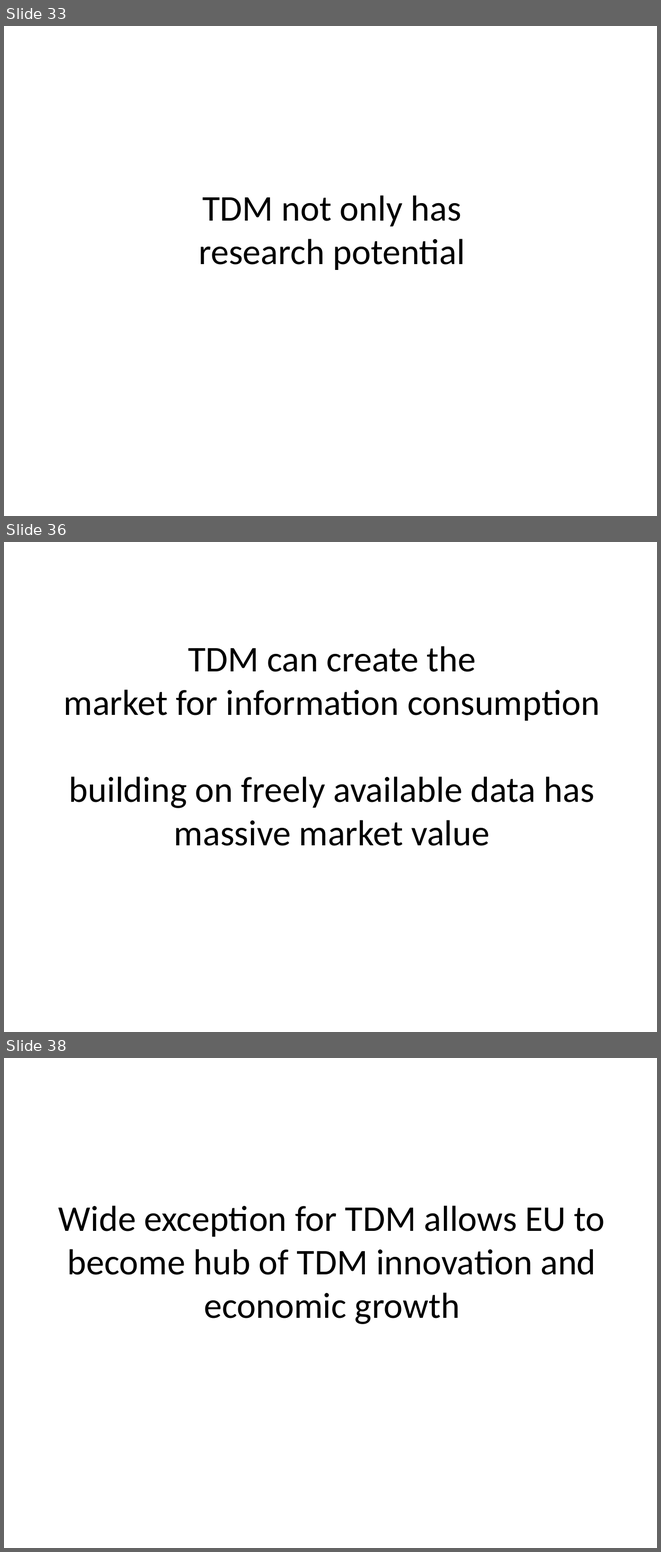
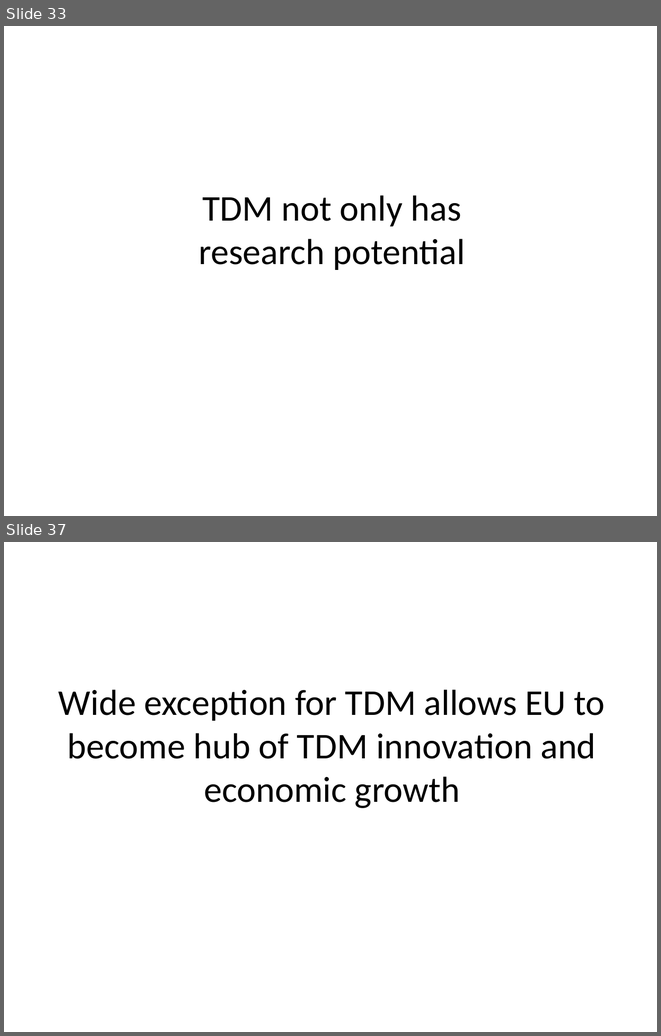
Before and after one commit to chartgerink/talks, a slide deck: 2016_2017/20170621tdm-ep/presentation.odp. Shown one above the other, each under a label of ours: slides 33, 36 and 38 before the commit, slides 33 and 37 after it; the slides between them are not shown. The pictures are 661x1552 and 661x1036 pixels, drawn with LibreOffice and Linux fonts; fonts in the diff are those of the drawing. Boxes give left, top, right and bottom in pixels: in the first picture for what was removed or moved away, otherwise in the second. Text is boxed around its words. In the diff, an @@ line names an element or a change of style, - is before the commit and + after.

```diff
--- a/2016_2017/20170621tdm-ep/presentation.odp
+++ b/2016_2017/20170621tdm-ep/presentation.odp
@@ slide 36 removed at <box>4,542,657,1032</box>, background #FFFFFF @@
@@ title removed at <box>64,646,600,846</box> @@
-TDM can create the
-market for information consumption
-building on freely available data has massive market value
@@ what was slide 38 is now slide 37 @@
```
Also in this commit, not shown: 4 slides changed, 1 slide added, 1 other slide removed, 2 other files.
